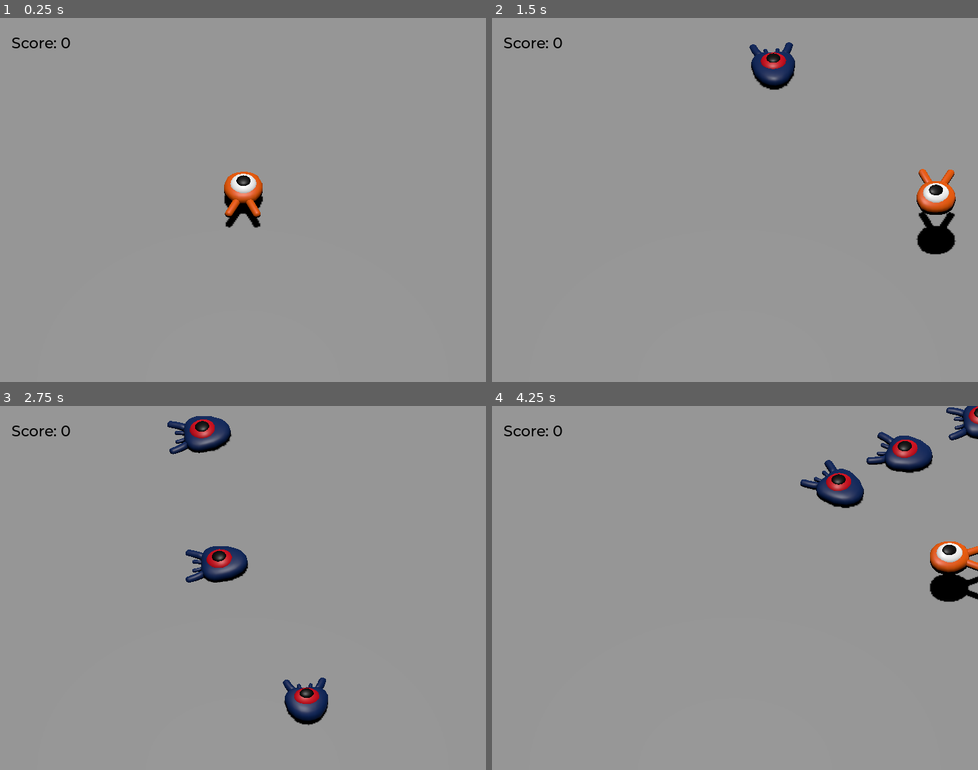
Above: before the commit, frames 1-4 (two rows, left to right).
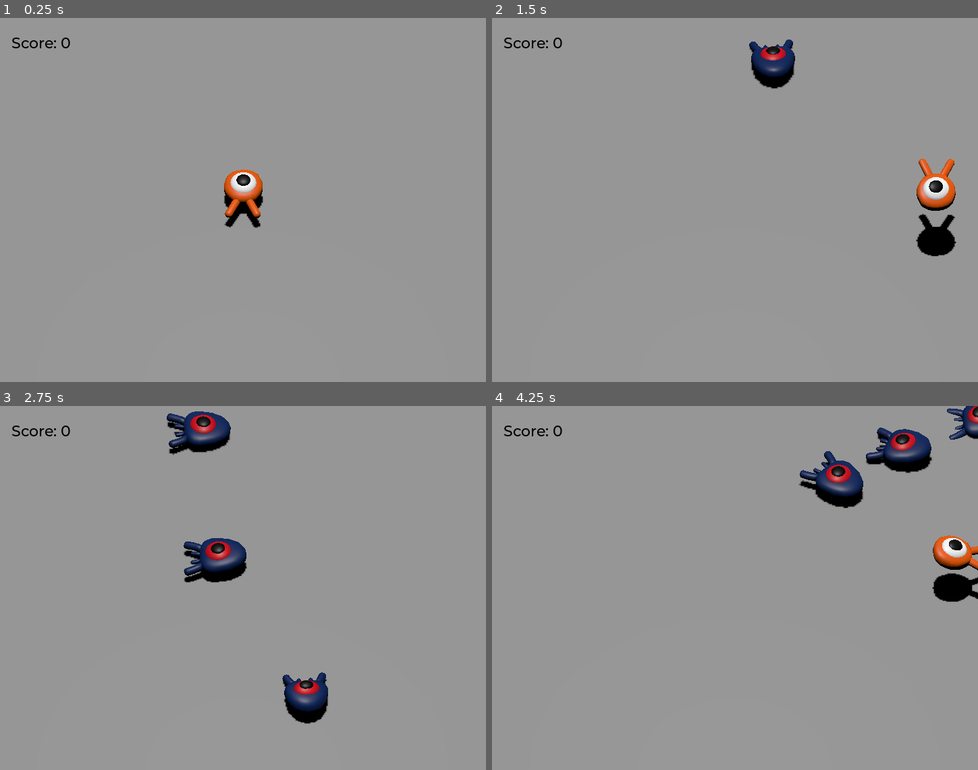
Above: after the commit, the same moments.

Repository: Georgeluks/godot-3d-tutorial
Game: Godot game, scene res://scenes/main.tscn
The game is run twice, just before and just after one commit, with the same random seed, the same clock (stepped at 60 frames per second) and the same inputs.
Inputs:
- Up to frame 1 (0.25 s): no input
- Up to frame 2 (1.5 s): tap Enter (ui_accept) at 0.5 s; hold D (move_right) 0.53-1.28 s; hold Space (jump) 0.53-1.28 s; hold S (move_back) from 1.28 s (still down); tap Space (jump) at 1.35 s
- Up to frame 3 (2.75 s): tap Space (jump) at 1.52, 1.82 s; release S (move_back) at 2.03 s; hold D (move_right) from 2.03 s (still down); hold Space (jump) from 2.03 s (still down)
- Up to frame 4 (4.25 s): release D (move_right) at 2.78 s; release Space (jump) at 2.78 s; hold W (move_forward) 2.78-3.53 s; tap Space (jump) at 2.85, 3.02, 3.32 s; hold A (move_left) from 3.53 s (still down); hold Space (jump) from 3.53 s (still down)

The runs differ from the first frame. In frame 1, 0.2% of the frame differs, in the area x 46-55%, y 41-58%; in frame 2, 1.7%; in frame 3, 2.8%; in frame 4, 2.9%, in the area x 63-100%, y 0-54%.

Commit message:
tutorial done

Diff:
--- a/scenes/main.tscn
+++ b/scenes/main.tscn
@@ -49,6 +49,7 @@
 shadow_enabled = true
 
 [node name="Player" parent="." instance=ExtResource("1_o5qli")]
+transform = Transform3D(1, 0, 0, 0, 1, 0, 0, 0, 1, 0, 0.7989197, 0)
 
 [node name="CameraPivot" type="Marker3D" parent="."]
 transform = Transform3D(1, 0, 0, 0, 0.67332226, 0.7393491, 0, -0.7393491, 0.67332226, 0, 0, 0)
--- a/scenes/mob.gd
+++ b/scenes/mob.gd
@@ -25,6 +25,7 @@
 	velocity = Vector3.FORWARD * random_speed
 	velocity = velocity.rotated(Vector3.UP, rotation.y)
 
+	$AnimationPlayer.speed_scale = random_speed / min_speed
 
 func _on_visible_on_screen_notifier_3d_screen_exited() -> void:
 	queue_free()
--- a/scenes/mob.tscn
+++ b/scenes/mob.tscn
@@ -1,10 +1,44 @@
-[gd_scene load_steps=4 format=3 uid="uid://dj22htvsf53ht"]
+[gd_scene load_steps=6 format=3 uid="uid://dj22htvsf53ht"]
 
 [ext_resource type="PackedScene" uid="uid://bicorb7we351t" path="res://art/mob.glb" id="1_4are2"]
 [ext_resource type="Script" uid="uid://d0bdo0x6qu4d2" path="res://scenes/mob.gd" id="1_bsing"]
 
 [sub_resource type="BoxShape3D" id="BoxShape3D_bsing"]
 size = Vector3(2.0408478, 1.057373, 1.8128052)
+
+[sub_resource type="Animation" id="Animation_bsing"]
+resource_name = "float"
+length = 1.2
+loop_mode = 1
+tracks/0/type = "value"
+tracks/0/imported = false
+tracks/0/enabled = true
+tracks/0/path = NodePath("Pivot/Character:position")
+tracks/0/interp = 1
+tracks/0/loop_wrap = true
+tracks/0/keys = {
+"times": PackedFloat32Array(0.3, 0.7, 1.2),
+"transitions": PackedFloat32Array(0.5547852, 0.48296815, 2.0000005),
+"update": 0,
+"values": [Vector3(0, 0, 0), Vector3(0, 0.65, 0), Vector3(0, 0.35, 0)]
+}
+tracks/1/type = "value"
+tracks/1/imported = false
+tracks/1/enabled = true
+tracks/1/path = NodePath("Pivot/Character:rotation")
+tracks/1/interp = 1
+tracks/1/loop_wrap = true
+tracks/1/keys = {
+"times": PackedFloat32Array(0.1, 0.5, 1.2),
+"transitions": PackedFloat32Array(0.5547852, 0.48296815, 2.0000005),
+"update": 0,
+"values": [Vector3(0, 0, 0), Vector3(0.13962634, 0, 0), Vector3(-0.15707964, 0, 0)]
+}
+
+[sub_resource type="AnimationLibrary" id="AnimationLibrary_d4cuo"]
+_data = {
+&"float": SubResource("Animation_bsing")
+}
 
 [node name="Mob" type="CharacterBody3D" groups=["mob"]]
 collision_layer = 2
@@ -14,6 +48,7 @@
 [node name="Pivot" type="Node3D" parent="."]
 
 [node name="Character" parent="Pivot" instance=ExtResource("1_4are2")]
+transform = Transform3D(1, 0, 0, 0, 0.98768836, 0.15643448, 0, -0.15643448, 0.98768836, 0, 0.35, 0)
 
 [node name="CollisionShape3D" type="CollisionShape3D" parent="."]
 transform = Transform3D(1.4547482, 0, 0, 0, 1.2675227, 0, 0, 0, 1.8711851, -0.036504105, 0.34961146, 0.27073026)
@@ -22,4 +57,10 @@
 [node name="VisibleOnScreenNotifier3D" type="VisibleOnScreenNotifier3D" parent="."]
 aabb = AABB(-2, -1, -2, 4, 2, 4)
 
+[node name="AnimationPlayer" type="AnimationPlayer" parent="."]
+libraries = {
+&"": SubResource("AnimationLibrary_d4cuo")
+}
+autoplay = "float"
+
 [connection signal="screen_exited" from="VisibleOnScreenNotifier3D" to="." method="_on_visible_on_screen_notifier_3d_screen_exited"]
--- a/scenes/player.gd
+++ b/scenes/player.gd
@@ -30,6 +30,9 @@
 	if direction != Vector3.ZERO:
 		direction = direction.normalized()
 		$Pivot.basis = Basis.looking_at(direction)
+		$AnimationPlayer.speed_scale = 4
+	else:
+		$AnimationPlayer.speed_scale = 1
 
 	target_velocity.x = direction.x * speed
 	target_velocity.z = direction.z * speed
@@ -63,6 +66,8 @@
 	velocity = target_velocity
 	move_and_slide()
 
+	$Pivot.rotation.x = PI / 6 * velocity.y / jump_impulse
+
 func die():
 	hit.emit()
 	queue_free()
--- a/scenes/player.tscn
+++ b/scenes/player.tscn
@@ -10,13 +10,75 @@
 height = 0.41156006
 radius = 1.199707
 
+[sub_resource type="Animation" id="Animation_g2els"]
+resource_name = "float"
+length = 1.2
+loop_mode = 1
+tracks/0/type = "value"
+tracks/0/imported = false
+tracks/0/enabled = true
+tracks/0/path = NodePath("Pivot/Character:position")
+tracks/0/interp = 1
+tracks/0/loop_wrap = true
+tracks/0/keys = {
+"times": PackedFloat32Array(0.3, 0.7, 1.2),
+"transitions": PackedFloat32Array(0.5547852, 0.48296815, 2.0000005),
+"update": 0,
+"values": [Vector3(0, 0, 0), Vector3(0, 0.65, 0), Vector3(0, 0.35, 0)]
+}
+tracks/1/type = "value"
+tracks/1/imported = false
+tracks/1/enabled = true
+tracks/1/path = NodePath("Pivot/Character:rotation")
+tracks/1/interp = 1
+tracks/1/loop_wrap = true
+tracks/1/keys = {
+"times": PackedFloat32Array(0.1, 0.5, 1.2),
+"transitions": PackedFloat32Array(0.5547852, 0.48296815, 2.0000005),
+"update": 0,
+"values": [Vector3(0, 0, 0), Vector3(0.13962634, 0, 0), Vector3(-0.15707964, 0, 0)]
+}
+
+[sub_resource type="Animation" id="Animation_qhqgy"]
+length = 0.001
+tracks/0/type = "value"
+tracks/0/imported = false
+tracks/0/enabled = true
+tracks/0/path = NodePath("Pivot/Character:position")
+tracks/0/interp = 1
+tracks/0/loop_wrap = true
+tracks/0/keys = {
+"times": PackedFloat32Array(0),
+"transitions": PackedFloat32Array(1),
+"update": 0,
+"values": [Vector3(0, 0, 0)]
+}
+tracks/1/type = "value"
+tracks/1/imported = false
+tracks/1/enabled = true
+tracks/1/path = NodePath("Pivot/Character:rotation")
+tracks/1/interp = 1
+tracks/1/loop_wrap = true
+tracks/1/keys = {
+"times": PackedFloat32Array(0),
+"transitions": PackedFloat32Array(1),
+"update": 0,
+"values": [Vector3(0, 0, 0)]
+}
+
+[sub_resource type="AnimationLibrary" id="AnimationLibrary_dqkch"]
+_data = {
+&"RESET": SubResource("Animation_qhqgy"),
+&"float": SubResource("Animation_g2els")
+}
+
 [node name="Player" type="CharacterBody3D"]
 collision_mask = 6
 script = ExtResource("1_g2els")
 
 [node name="Pivot" type="Node3D" parent="."]
 
-[node name="player" parent="Pivot" instance=ExtResource("1_3vyb7")]
+[node name="Character" parent="Pivot" instance=ExtResource("1_3vyb7")]
 
 [node name="CollisionShape3D" type="CollisionShape3D" parent="."]
 shape = SubResource("SphereShape3D_g2els")
@@ -30,4 +92,10 @@
 transform = Transform3D(1, 0, 0, 0, 1, 0, 0, 0, 1, 0, 0.18274379, 0)
 shape = SubResource("CylinderShape3D_g2els")
 
+[node name="AnimationPlayer" type="AnimationPlayer" parent="."]
+libraries = {
+&"": SubResource("AnimationLibrary_dqkch")
+}
+autoplay = "float"
+
 [connection signal="body_entered" from="MobDetector" to="." method="_on_mob_detector_body_entered"]
Not shown: 1 places in scenes/player.tscn that only renumber resources
